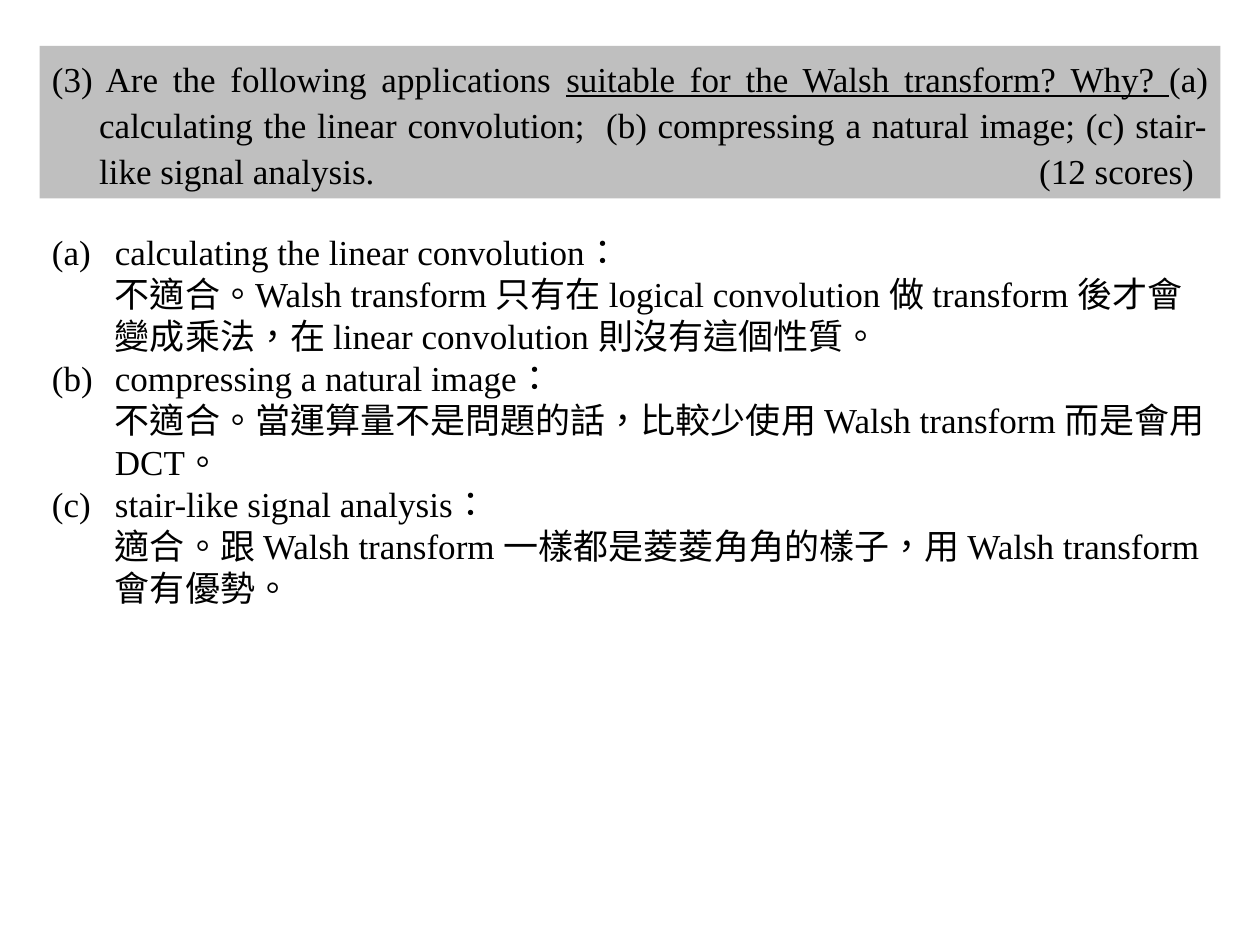
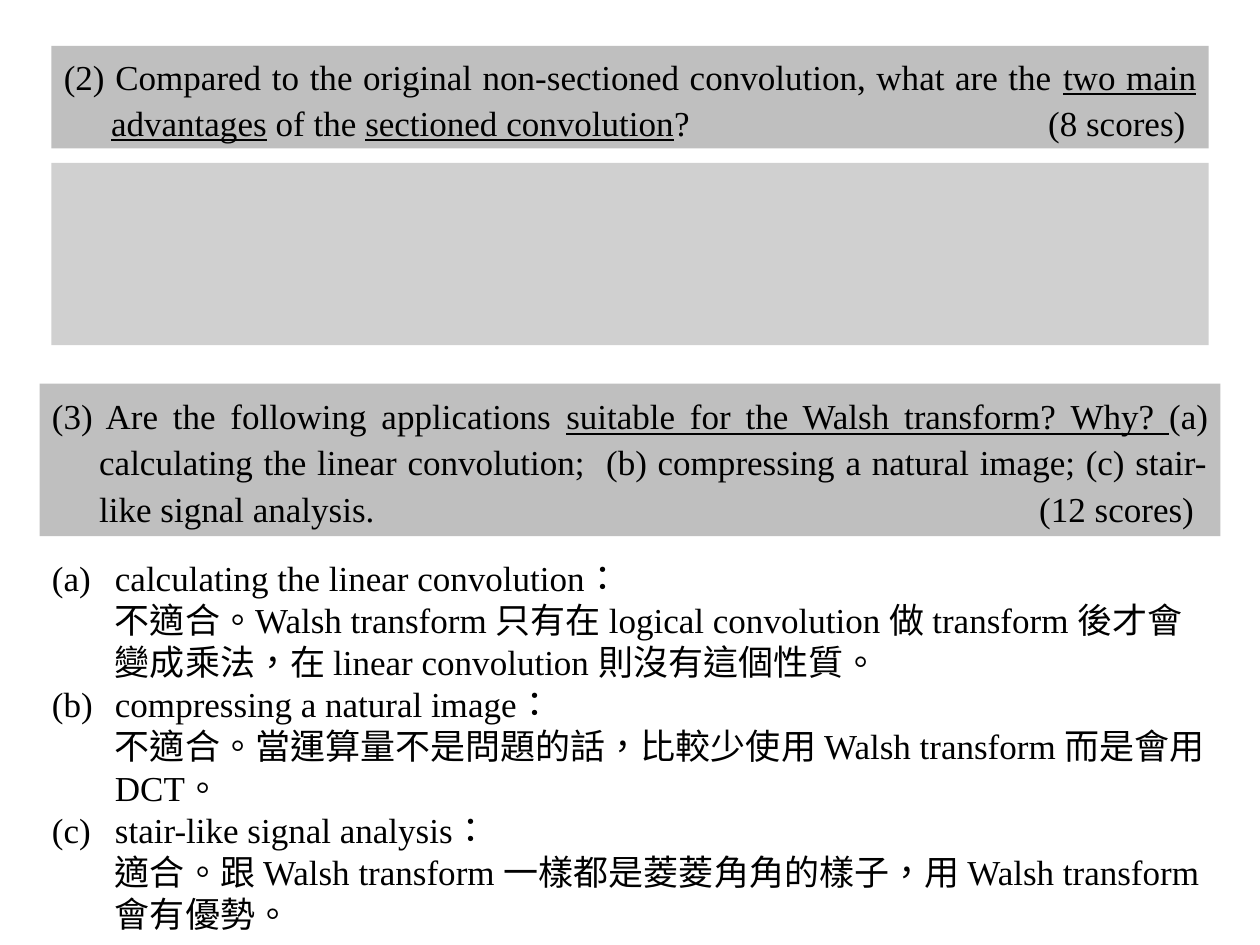
Before and after one commit to shihyuhuang/NTU-ADSP, a slide deck: slide 2 of HW5/r10943181_HW5.pptx (slide 3 before the commit). Drawn at 1260x945 pixels with LibreOffice and Linux fonts; fonts in the diff are those of the drawing; grey boxes stand for pictures. Boxes give left, top, right and bottom in pixels: in the first picture for what was removed or moved away, otherwise in the second. Text is boxed around its words. In the diff, an @@ line names an element or a change of style, - is before the commit and + after.

```diff
--- a/HW5/r10943181_HW5.pptx
+++ b/HW5/r10943181_HW5.pptx
@@ rectangle added at (52,45,1208,147), fill #BFBFBF, 20 pt, text #000000 @@
+(2) Compared to the original non-sectioned convolution, what are the two main advantages of the sectioned convolution? (8 scores)
@@ picture added at (52,163,1208,345) @@
@@ rectangle "(3) Are the following applications ...": place and size @@
-rectangle "(3) Are the following applications ..." at (39,45,1220,198)
+rectangle "(3) Are the following applications ..." at (39,383,1220,536)
@@ text "calculating the linear convolution：": place and size @@
-text "calculating the linear convolution：" at (115,240,1205,604)
+text "calculating the linear convolution：" at (115,566,1205,930)
```
Also in this commit, not shown: 5 other slides changed, 2 slides removed.
